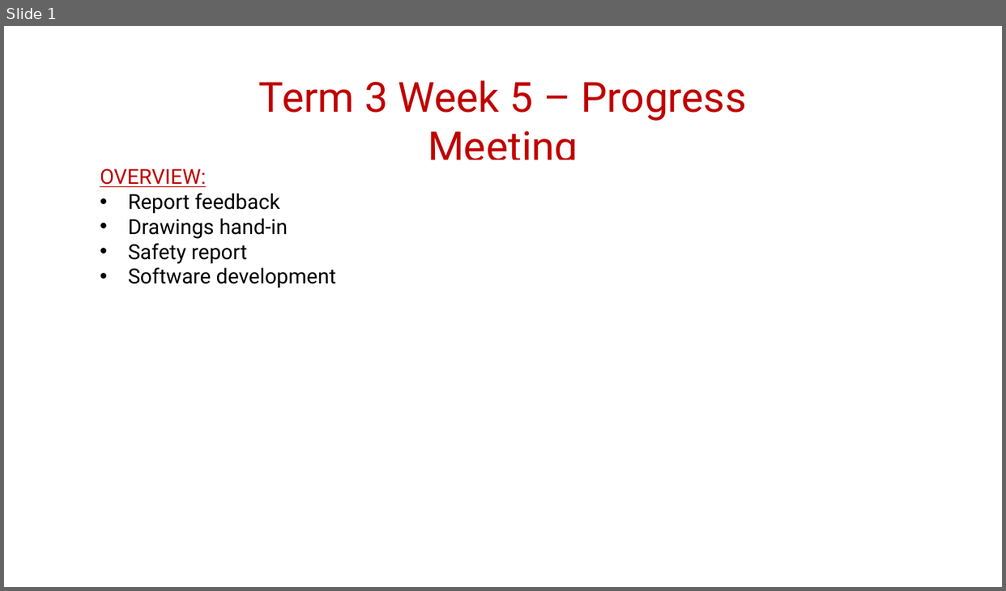
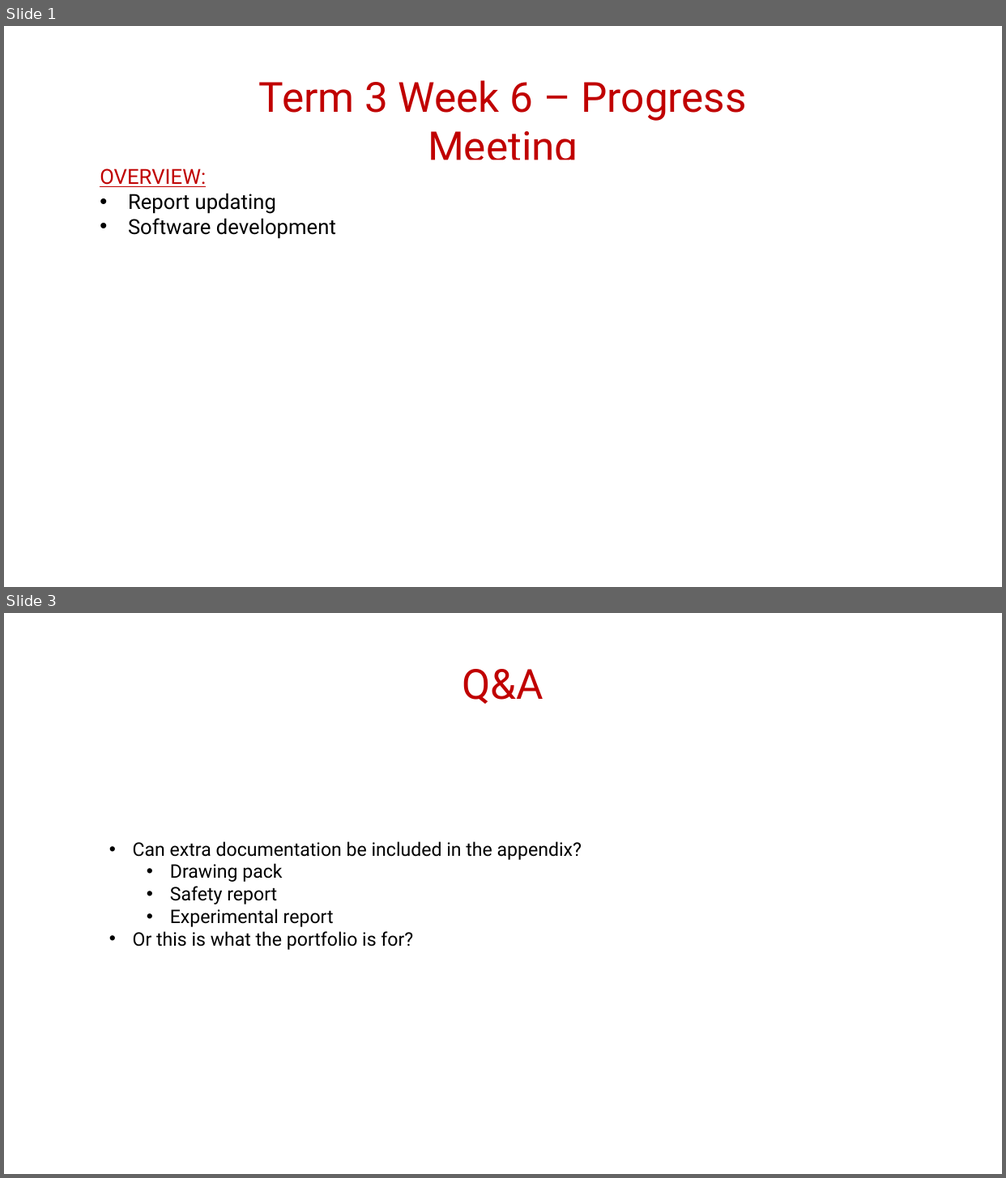
Before and after one commit to LenaMatota/MechatronicsProject478, a slide deck: Concept design report/Week 9 - Progress Meeting.pptx. Shown one above the other, each under a label of ours: slide 1 before the commit, slides 1 and 3 after it; the slides between them are not shown. The pictures are 1006x591 and 1006x1178 pixels, drawn with LibreOffice and Linux fonts; fonts in the diff are those of the drawing; background and template pictures are left out. Boxes give left, top, right and bottom in pixels: in the first picture for what was removed or moved away, otherwise in the second. Text is boxed around its words. In the diff, an @@ line names an element or a change of style, - is before the commit and + after.

Commit message:
Safety report completed. I am now going to continue updating my final report.

```diff
--- a/Concept design report/Week 9 - Progress Meeting.pptx
+++ b/Concept design report/Week 9 - Progress Meeting.pptx
@@ slide 3 added at [4,613,1002,1174], background picture (left out) @@
@@ text added at [462,669,544,704], 40 pt, text #C00000 @@
+Q&A
@@ rectangle added at [102,796,905,991], fill #FFFFFF, outline #FFFFFF 1.5 pt, 18 pt, text #000000 @@
+• Can extra documentation be included in the appendix?
+  • Drawing pack
+  • Safety report
+  • Experimental report
+• Or this is what the portfolio is for?
@@ slide 1 changed as well @@
@@ text at [259,80,747,160]: text changed @@
-Term 3 Week 5 – Progress Meeting
+Term 3 Week 6 – Progress Meeting
@@ text at [128,193,276,214]: text changed @@
-• Report feedback
-• Drawings hand-in
-• Safety report
+• Report updating
```
Also in this commit, not shown: 1 other slide added, 1 slide removed, 31 other files.
